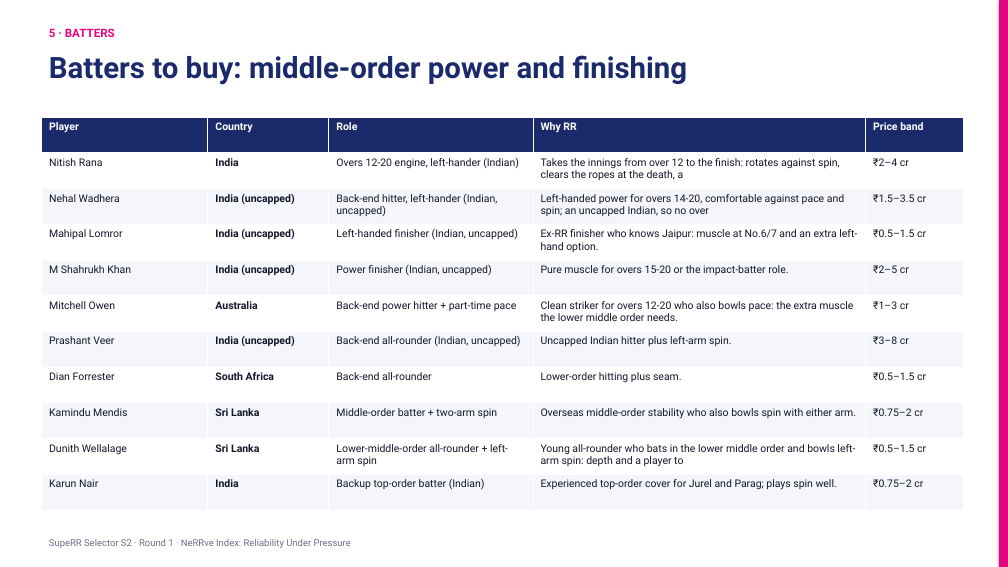
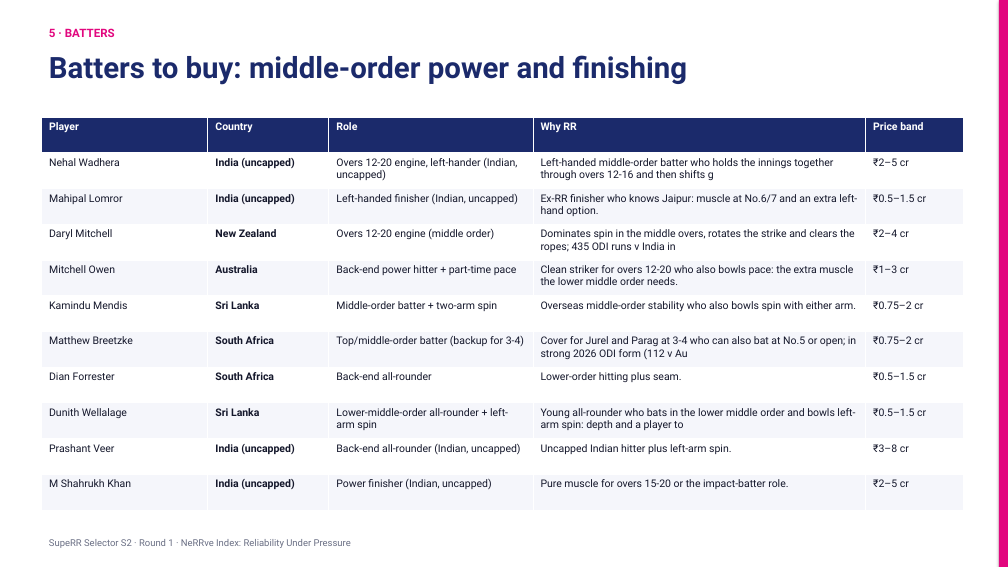
Before and after one commit to KoduruChandrasekhar/RRAuction-, a slide deck: slide 9 of submission/NeRRve_Deck.pptx. Drawn at 1008x567 pixels with LibreOffice and Linux fonts; fonts in the diff are those of the drawing. Boxes give left, top, right and bottom in pixels: in the first picture for what was removed or moved away, otherwise in the second. Text is boxed around its words. In the diff, an @@ line names an element or a change of style, - is before the commit and + after.

```diff
--- a/submission/NeRRve_Deck.pptx
+++ b/submission/NeRRve_Deck.pptx
@@ table at bbox=[42, 117, 964, 510] @@
-row 2: Nitish Rana | India | Overs 12-20 engine, left-hander (Indian) | Takes the innings from over 12 to the finish: rotates against spin, clears the ropes at the death, a | ₹2–4 cr
-row 3: Nehal Wadhera | India (uncapped) | Back-end hitter, left-hander (Indian, uncapped) | Left-handed power for overs 14-20, comfortable against pace and spin; an uncapped Indian, so no over | ₹1.5–3.5 cr
+row 2: Nehal Wadhera | India (uncapped) | Overs 12-20 engine, left-hander (Indian, uncapped) | Left-handed middle-order batter who holds the innings together through overs 12-16 and then shifts g | ₹2–5 cr
+row 4: Daryl Mitchell | New Zealand | Overs 12-20 engine (middle order) | Dominates spin in the middle overs, rotates the strike and clears the ropes; 435 ODI runs v India in | ₹2–4 cr
+row 5: Mitchell Owen | Australia | Back-end power hitter + part-time pace | Clean striker for overs 12-20 who also bowls pace: the extra muscle the lower middle order needs. | ₹1–3 cr
+row 6: Kamindu Mendis | Sri Lanka | Middle-order batter + two-arm spin | Overseas middle-order stability who also bowls spin with either arm. | ₹0.75–2 cr
+row 7: Matthew Breetzke | South Africa | Top/middle-order batter (backup for 3-4) | Cover for Jurel and Parag at 3-4 who can also bat at No.5 or open; in strong 2026 ODI form (112 v Au | ₹0.75–2 cr
+row 8: Dian Forrester | South Africa | Back-end all-rounder | Lower-order hitting plus seam. | ₹0.5–1.5 cr
+row 9: Dunith Wellalage | Sri Lanka | Lower-middle-order all-rounder + left-arm spin | Young all-rounder who bats in the lower middle order and bowls left-arm spin: depth and a player to | ₹0.5–1.5 cr
+row 10: Prashant Veer | India (uncapped) | Back-end all-rounder (Indian, uncapped) | Uncapped Indian hitter plus left-arm spin. | ₹3–8 cr
-row 6: Mitchell Owen | Australia | Back-end power hitter + part-time pace | Clean striker for overs 12-20 who also bowls pace: the extra muscle the lower middle order needs. | ₹1–3 cr
-row 7: Prashant Veer | India (uncapped) | Back-end all-rounder (Indian, uncapped) | Uncapped Indian hitter plus left-arm spin. | ₹3–8 cr
-row 8: Dian Forrester | South Africa | Back-end all-rounder | Lower-order hitting plus seam. | ₹0.5–1.5 cr
-row 9: Kamindu Mendis | Sri Lanka | Middle-order batter + two-arm spin | Overseas middle-order stability who also bowls spin with either arm. | ₹0.75–2 cr
-row 10: Dunith Wellalage | Sri Lanka | Lower-middle-order all-rounder + left-arm spin | Young all-rounder who bats in the lower middle order and bowls left-arm spin: depth and a player to | ₹0.5–1.5 cr
-row 11: Karun Nair | India | Backup top-order batter (Indian) | Experienced top-order cover for Jurel and Parag; plays spin well. | ₹0.75–2 cr
```
Also in this commit, not shown: 6 other slides changed, 1 slide added, 10 other files.
